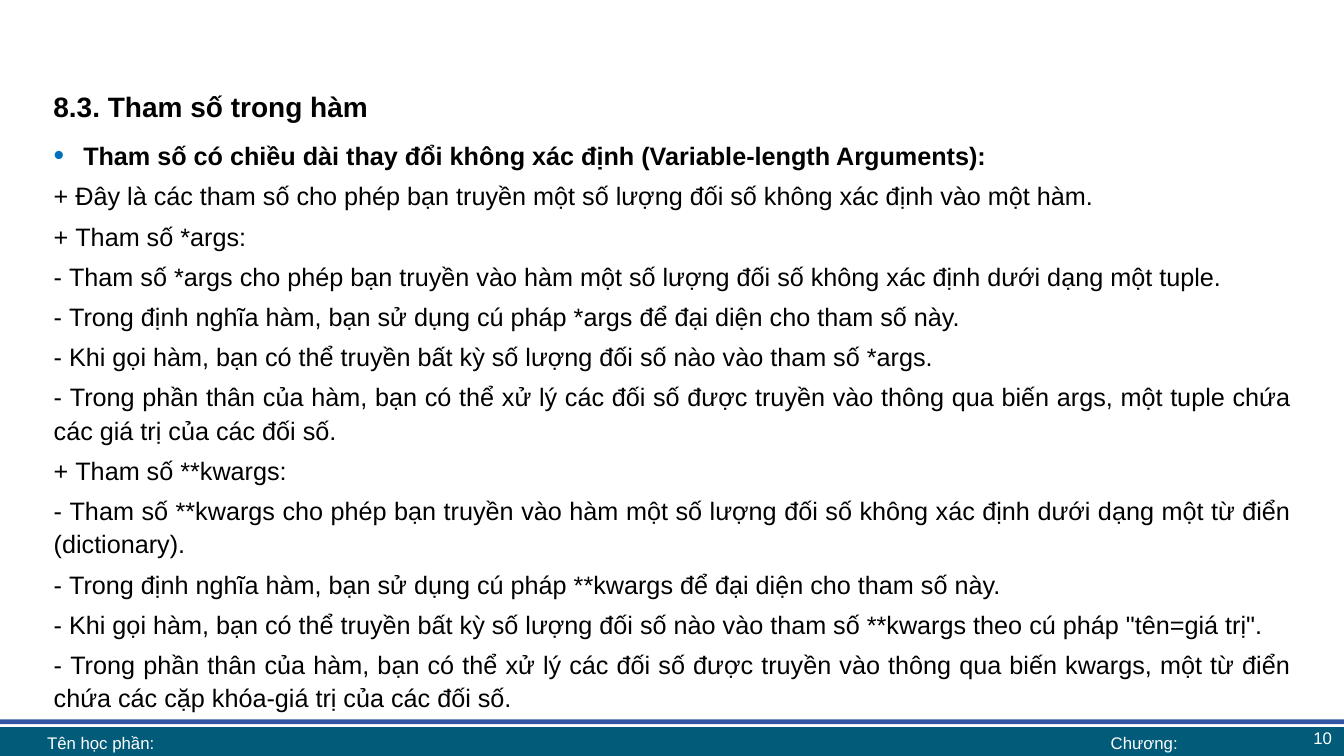
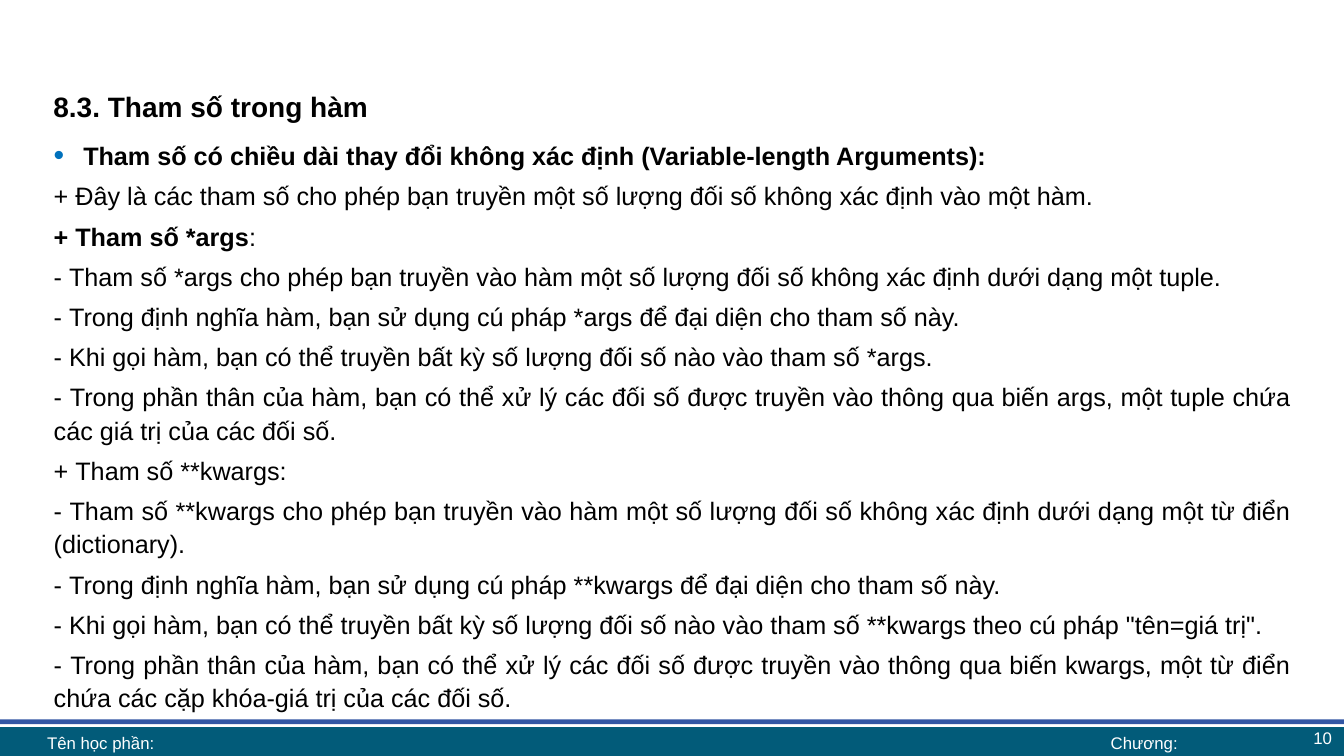
Before and after one commit to lhaaaaa/17A2-Ca-sang, a slide deck: slide 10 of Lab 8/Lab 8 bài giảng.pptx. Drawn at 1344x756 pixels with LibreOffice and Linux fonts; fonts in the diff are those of the drawing; background and template pictures are left out. Boxes give left, top, right and bottom in pixels: in the first picture for what was removed or moved away, otherwise in the second. Text is boxed around its words. In the diff, an @@ line names an element or a change of style, - is before the commit and + after.

```diff
--- a/Lab 8/Lab 8 bài giảng.pptx
+++ b/Lab 8/Lab 8 bài giảng.pptx
@@ text at (75, 226, 256, 251): bold on in "+ Tham số *args:" @@
```
Also in this commit, not shown: 6 other slides changed, 3 other files.
